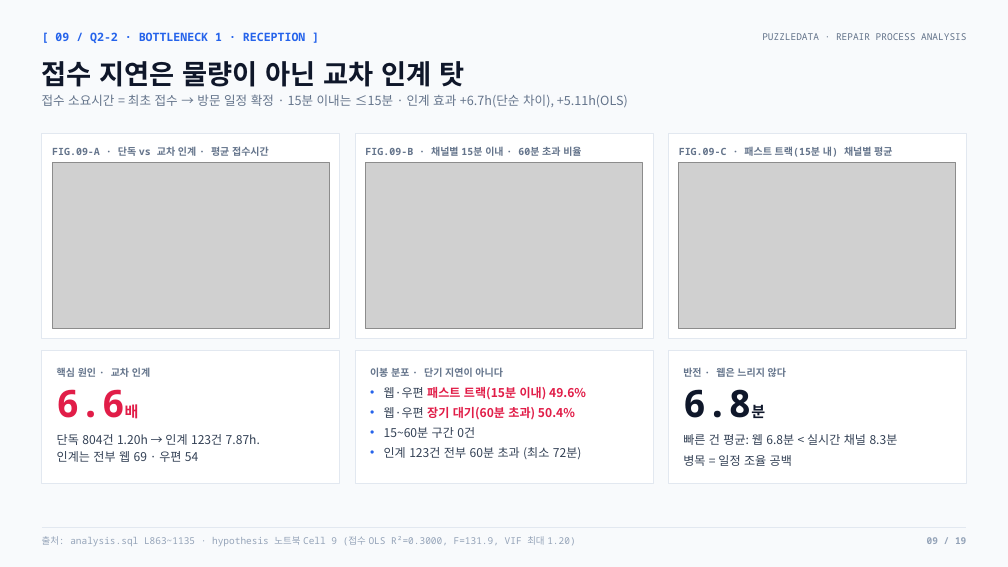
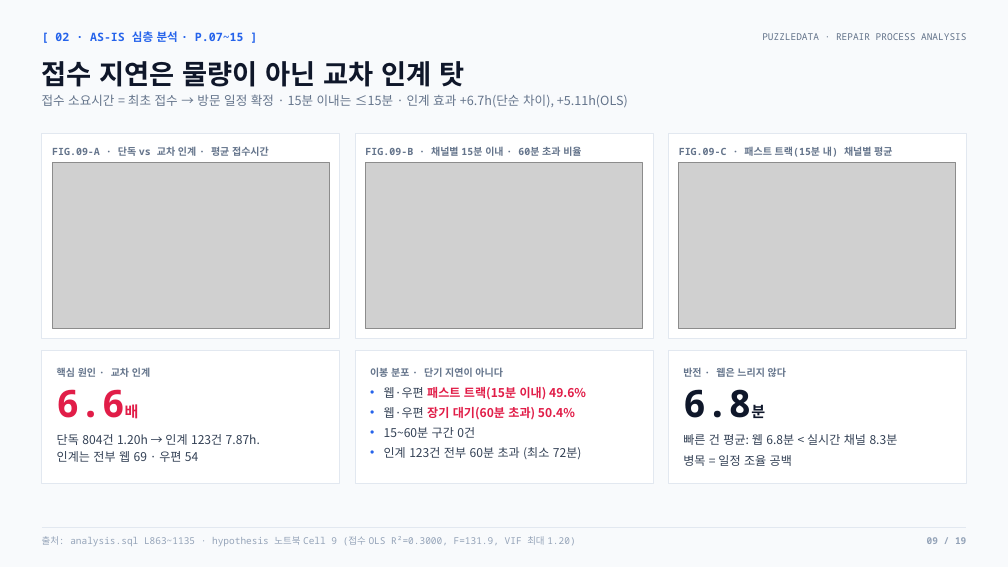
Before and after one commit to nus1245/puzzle_data, a slide deck: slide 9 of outputs/pptx/puzzledata_repair_report.pptx. Drawn at 1008x567 pixels with LibreOffice and Linux fonts; fonts in the diff are those of the drawing; grey boxes stand for pictures. Boxes give left, top, right and bottom in pixels: in the first picture for what was removed or moved away, otherwise in the second. Text is boxed around its words. In the diff, an @@ line names an element or a change of style, - is before the commit and + after.

```diff
--- a/outputs/pptx/puzzledata_repair_report.pptx
+++ b/outputs/pptx/puzzledata_repair_report.pptx
@@ text at box(55, 31, 244, 42): text changed @@
-[ 09 / Q2-2 · BOTTLENECK 1 · RECEPTION ]
+[ 02 · AS-IS 심층 분석 · P.07~15 ]
```
Also in this commit, not shown: 17 other slides changed, 6 other files.
